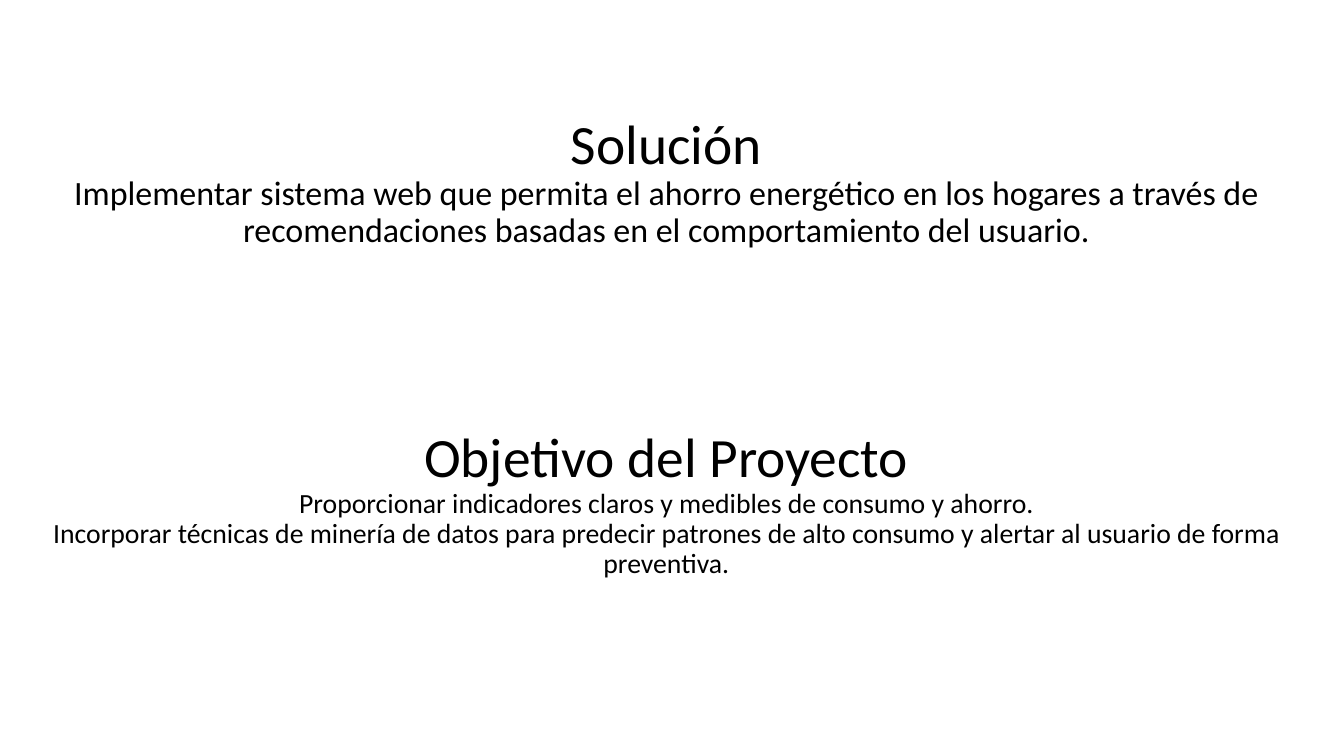
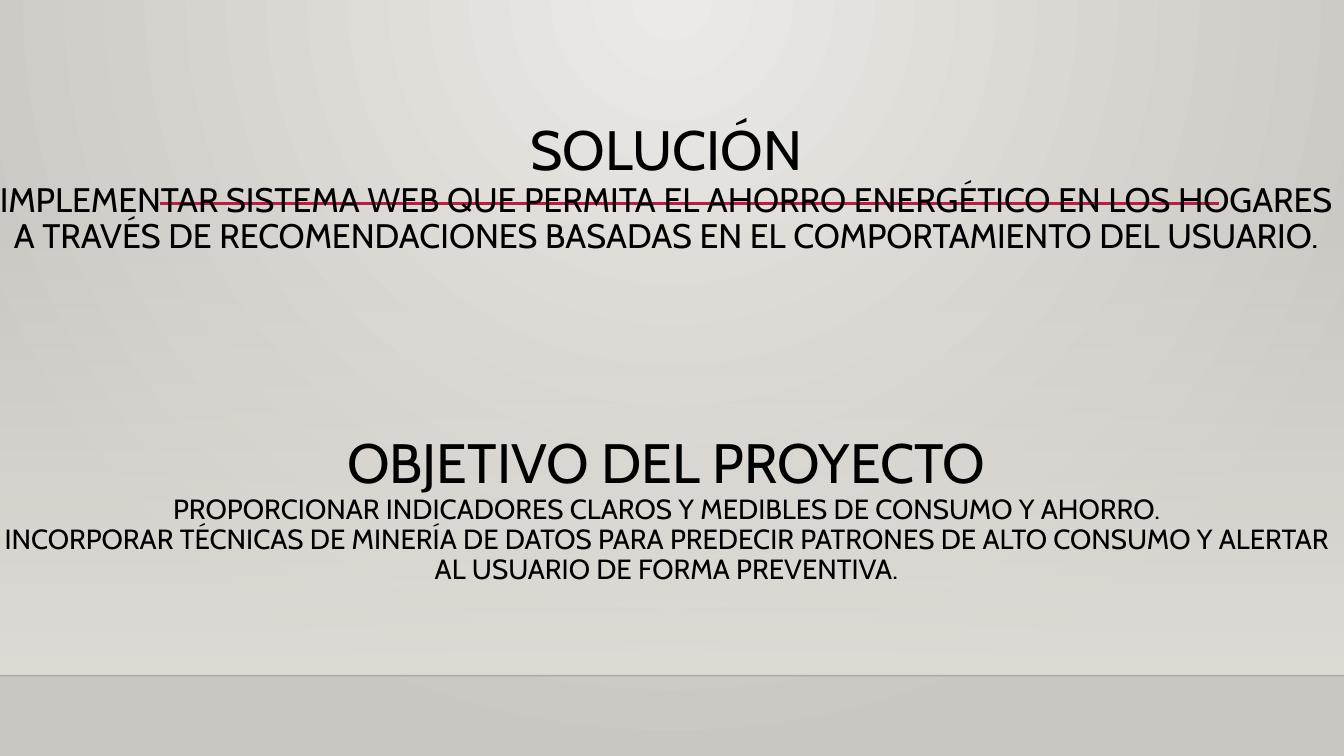
Before and after one commit to WilldiazRaM/app_AhorraLuz, a slide deck: slide 3 of Fase 1/Evidencias Grupales/Presentacion1.pptx. Drawn at 1344x756 pixels with LibreOffice and Linux fonts; fonts in the diff are those of the drawing; background and template pictures are left out. Boxes give left, top, right and bottom in pixels: in the first picture for what was removed or moved away, otherwise in the second. Text is boxed around its words. In the diff, an @@ line names an element or a change of style, - is before the commit and + after.

```diff
--- a/Fase 1/Evidencias Grupales/Presentacion1.pptx
+++ b/Fase 1/Evidencias Grupales/Presentacion1.pptx
@@ background picture (left out) to gradient #ECEAE7 to #CAC7C1 @@
@@ title at [0, 123, 1332, 580]: text changed; font Calibri to Cabin @@
-Solución
-Implementar sistema web que permita el ahorro energético en los hogares a través de recomendaciones basadas en el comportamiento del usuario.
-Objetivo del Proyecto
-Proporcionar indicadores claros y medibles de consumo y ahorro.
-Incorporar técnicas de minería de datos para predecir patrones de alto consumo y alertar al usuario de forma preventiva.
+SOLUCIÓN
+IMPLEMENTAR SISTEMA WEB QUE PERMITA EL AHORRO ENERGÉTICO EN LOS HOGARES A TRAVÉS DE RECOMENDACIONES BASADAS EN EL COMPORTAMIENTO DEL USUARIO.
+OBJETIVO DEL PROYECTO
+PROPORCIONAR INDICADORES CLAROS Y MEDIBLES DE CONSUMO Y AHORRO.
+INCORPORAR TÉCNICAS DE MINERÍA DE DATOS PARA PREDECIR PATRONES DE ALTO CONSUMO Y ALERTAR AL USUARIO DE FORMA PREVENTIVA.
@@ line added from (160, 204) to (1220, 204), #B71E42 2.5 pt @@
@@ rectangle added at [0, 223, 1344, 676], fill gradient #DFDBD5 @@
@@ line added from (0, 676) to (1344, 676), #000001 1 pt @@
```
Also in this commit, not shown: 16 other slides changed.
